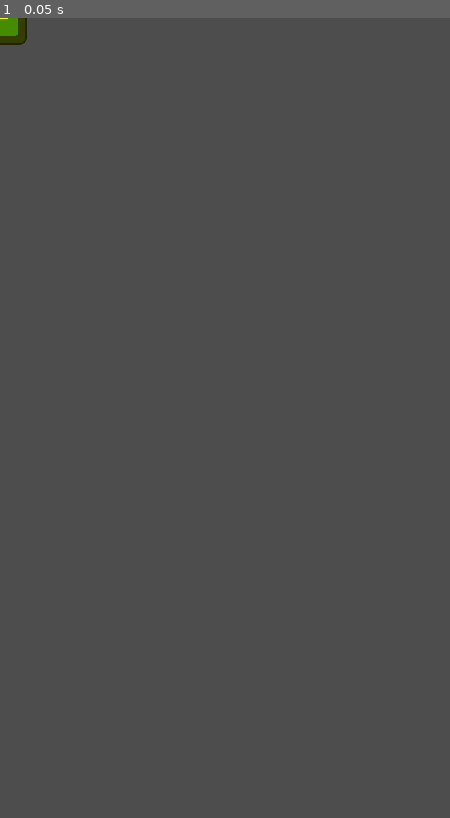
Above: before the commit, frame 1.
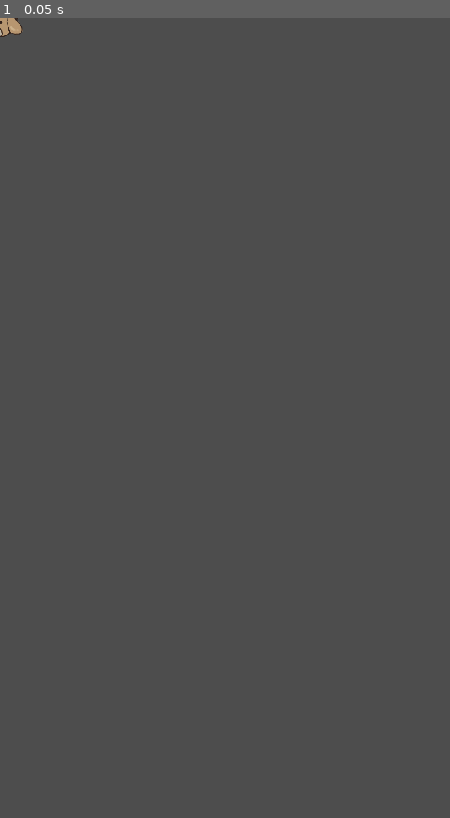
Above: after the commit, the same moment.

Repository: kuma-gee/holo-crush
Game: Godot game, scene res://src/piece/ame.tscn
Same seed, same stepped clock (60 frames per second), same inputs: the game is played once before the commit and once after it. This scene is started directly instead of the project's main scene. The engine's default icon, where the game draws it, is replaced by a stand-in: a white triangle on a blue panel in a dark square.
Inputs:
- Up to frame 1 (0.05 s): no input

The runs differ from the first frame. In frame 1, 0.2% of the frame differs, in the area x 0-6%, y 0-4%.

Commit message:
add holo mascots

Diff:
--- a/godot/src/piece/ame.tscn
+++ b/godot/src/piece/ame.tscn
@@ -1,9 +1,10 @@
-[gd_scene load_steps=2 format=3 uid="uid://bqcowew7enugo"]
+[gd_scene load_steps=3 format=3 uid="uid://bqcowew7enugo"]
 
 [ext_resource type="PackedScene" uid="uid://c0o3d7dki4axs" path="res://src/piece/ina.tscn" id="1_uufsh"]
+[ext_resource type="Texture2D" uid="uid://chiscfe2fa6qs" path="res://assets/Piece_Ame.png" id="2_6f63y"]
 
 [node name="Ame" instance=ExtResource("1_uufsh")]
 type = 2
 
 [node name="Sprite2D" parent="." index="0"]
-modulate = Color(0.984314, 1, 0, 1)
+texture = ExtResource("2_6f63y")
--- a/godot/src/piece/calli.tscn
+++ b/godot/src/piece/calli.tscn
@@ -1,9 +1,10 @@
-[gd_scene load_steps=2 format=3 uid="uid://cg1n0f5o4tvqy"]
+[gd_scene load_steps=3 format=3 uid="uid://cg1n0f5o4tvqy"]
 
 [ext_resource type="PackedScene" uid="uid://c0o3d7dki4axs" path="res://src/piece/ina.tscn" id="1_6qnps"]
+[ext_resource type="Texture2D" uid="uid://bjeg7m4bbmyhp" path="res://assets/Piece_Calli.png" id="2_bqpqr"]
 
 [node name="Calli" instance=ExtResource("1_6qnps")]
 type = 4
 
 [node name="Sprite2D" parent="." index="0"]
-modulate = Color(1, 0.458824, 0.890196, 1)
+texture = ExtResource("2_bqpqr")
--- a/godot/src/piece/gura.tscn
+++ b/godot/src/piece/gura.tscn
@@ -1,9 +1,10 @@
-[gd_scene load_steps=2 format=3 uid="uid://depkbwlf7l043"]
+[gd_scene load_steps=3 format=3 uid="uid://depkbwlf7l043"]
 
 [ext_resource type="PackedScene" uid="uid://c0o3d7dki4axs" path="res://src/piece/ina.tscn" id="1_vpeco"]
+[ext_resource type="Texture2D" uid="uid://bx0jjifu88kr7" path="res://assets/Piece_Gura.png" id="2_2p0gf"]
 
 [node name="Gura" instance=ExtResource("1_vpeco")]
 type = 3
 
 [node name="Sprite2D" parent="." index="0"]
-modulate = Color(0, 0.85098, 1, 1)
+texture = ExtResource("2_2p0gf")
--- a/godot/src/piece/ina.tscn
+++ b/godot/src/piece/ina.tscn
@@ -1,11 +1,10 @@
 [gd_scene load_steps=3 format=3 uid="uid://c0o3d7dki4axs"]
 
 [ext_resource type="Script" path="res://src/piece/piece.gd" id="1_pju4m"]
-[ext_resource type="Texture2D" uid="uid://bwve2nq30wldn" path="res://icon.svg" id="2_cnm5w"]
+[ext_resource type="Texture2D" uid="uid://desstdk3rwkrr" path="res://assets/Piece_Ina.png" id="2_p0jvx"]
 
 [node name="Ina" type="Node2D"]
 script = ExtResource("1_pju4m")
 
 [node name="Sprite2D" type="Sprite2D" parent="."]
-modulate = Color(0.537255, 0, 0.658824, 1)
-texture = ExtResource("2_cnm5w")
+texture = ExtResource("2_p0jvx")
--- a/godot/src/piece/kiara.tscn
+++ b/godot/src/piece/kiara.tscn
@@ -1,9 +1,10 @@
-[gd_scene load_steps=2 format=3 uid="uid://8nw5d7t4kf5p"]
+[gd_scene load_steps=3 format=3 uid="uid://8nw5d7t4kf5p"]
 
 [ext_resource type="PackedScene" uid="uid://c0o3d7dki4axs" path="res://src/piece/ina.tscn" id="1_5rsbj"]
+[ext_resource type="Texture2D" uid="uid://cm2itq2loybsr" path="res://assets/Piece_Kiara.png" id="2_i27yg"]
 
 [node name="Kiara" instance=ExtResource("1_5rsbj")]
 type = 1
 
 [node name="Sprite2D" parent="." index="0"]
-modulate = Color(1, 0, 0.0156863, 1)
+texture = ExtResource("2_i27yg")
Binary file added: godot/assets/Piece_Ame.png
Not shown, added: godot/assets/Piece_Ame.png.import
Binary file added: godot/assets/Piece_Calli.png
Not shown, added: godot/assets/Piece_Calli.png.import
Binary file changed: godot/assets/Piece_Fuwamoco.png
Binary file changed: godot/assets/Piece_Gura.png
Binary file changed: godot/assets/Piece_Ina.png
Binary file added: godot/assets/Piece_Kiara.png
Not shown, added: godot/assets/Piece_Kiara.png.import
Binary file changed: godot/assets/Piece_Korone.png
